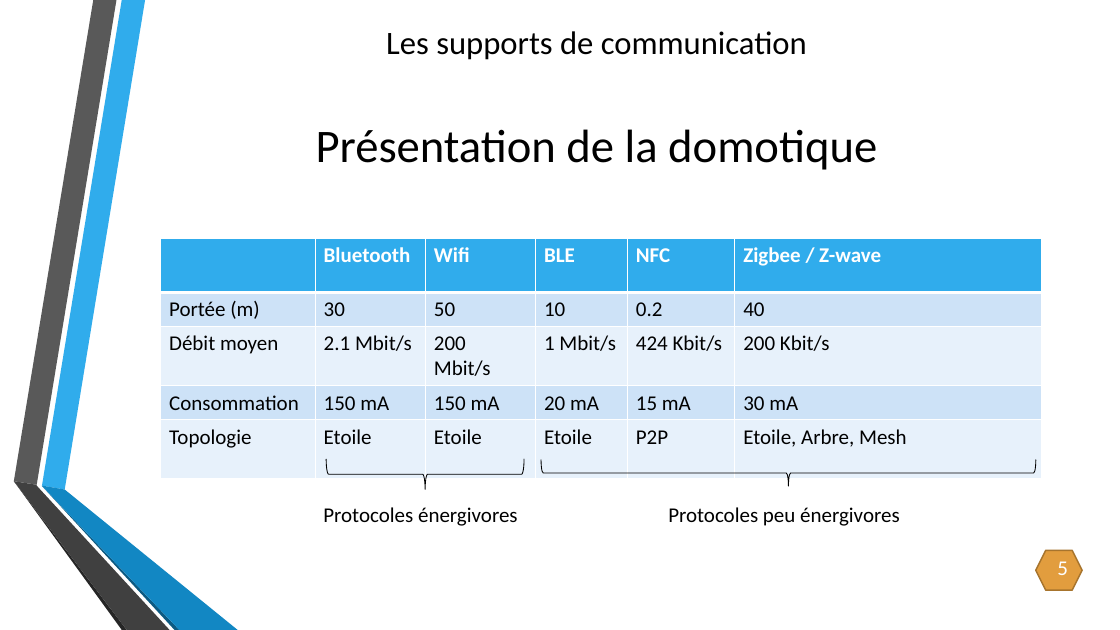
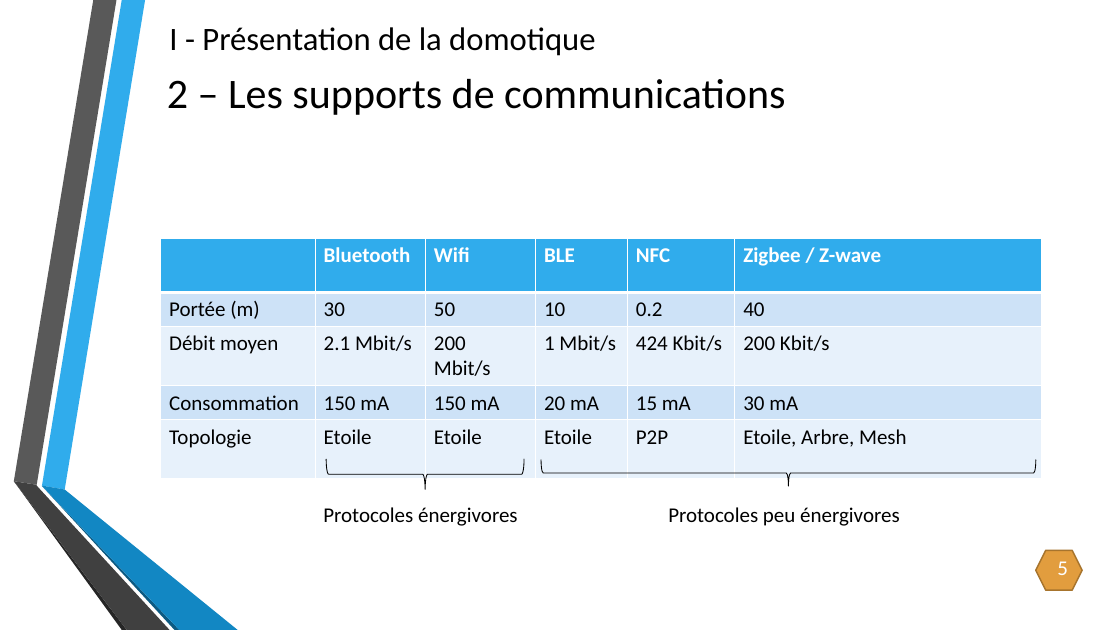
Before and after one commit to CyrillePierre/smartdevcom, a slide deck: slide 6 of doc/soutenance/Création d’un réseau générique et dynamique.pptx. Drawn at 1120x630 pixels with LibreOffice and Linux fonts; fonts in the diff are those of the drawing; background and template pictures are left out. Boxes give left, top, right and bottom in pixels: in the first picture for what was removed or moved away, otherwise in the second. Text is boxed around its words. In the diff, an @@ line names an element or a change of style, - is before the commit and + after.

```diff
--- a/doc/soutenance/Création d’un réseau générique et dynamique.pptx
+++ b/doc/soutenance/Création d’un réseau générique et dynamique.pptx
@@ text "I - Présentation de la ..." at [169, 27, 595, 56]: vertical alignment middle to top @@
@@ text at [169, 27, 595, 56]: text changed; size 40 to 28 pt @@
-Présentation de la domotique
+I - Présentation de la domotique
@@ text removed at [386, 31, 807, 60] @@
-Les supports de communication
@@ title added at [167, 79, 785, 115], 36 pt, text #000000 @@
+2 – Les supports de communications
```
Also in this commit, not shown: 6 other slides changed, 9 slides added, 2 slides removed, 1 other file.
